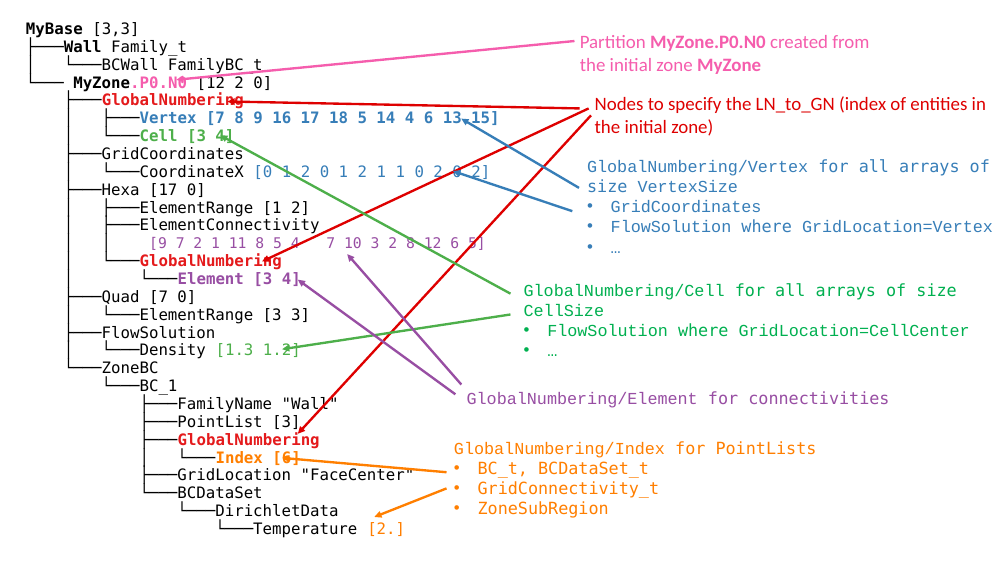
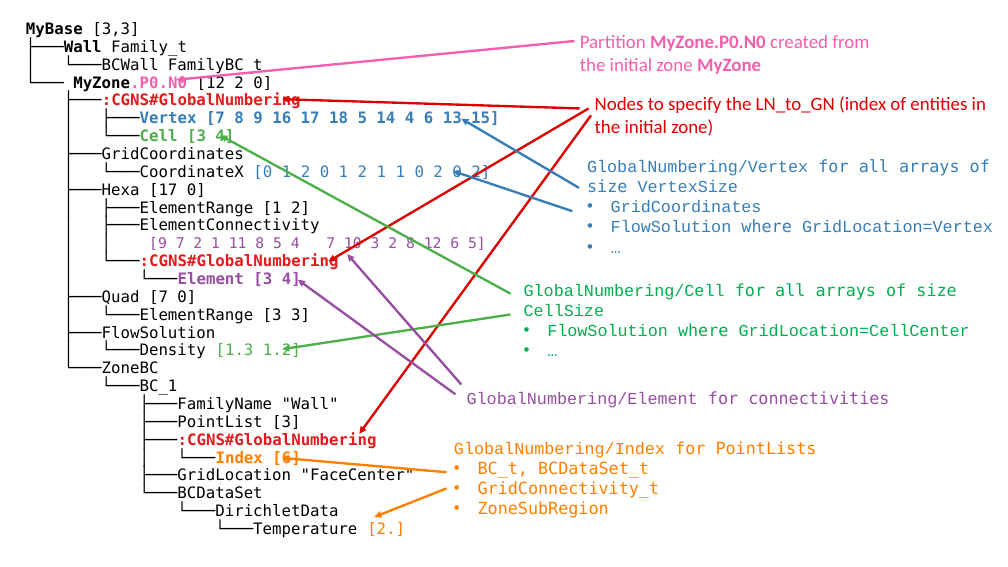
Before and after one commit to onera/Maia, a slide deck: slide 5 of doc/introduction/images/trees/trees.pptx. Drawn at 1008x567 pixels with LibreOffice and Linux fonts; fonts in the diff are those of the drawing. Boxes give left, top, right and bottom in pixels: in the first picture for what was removed or moved away, otherwise in the second. Text is boxed around its words. In the diff, an @@ line names an element or a change of style, - is before the commit and + after.

```diff
--- a/doc/introduction/images/trees/trees.pptx
+++ b/doc/introduction/images/trees/trees.pptx
@@ text at (64,92,301,109): text changed @@
-├───GlobalNumbering
+├───:CGNS#GlobalNumbering
@@ arrow moved from (580, 108) - (228, 101) to (580, 108) - (282, 99) @@
@@ arrow moved from (589, 108) - (262, 262) to (589, 108) - (328, 262) @@
@@ arrow moved from (591, 116) - (298, 434) to (591, 116) - (359, 434) @@
@@ text at (102,253,339,270): text changed @@
-│ └───GlobalNumbering
+│ └───:CGNS#GlobalNumbering
@@ text at (140,432,377,449): text changed @@
-├───GlobalNumbering
+├───:CGNS#GlobalNumbering
```
Also in this commit, not shown: 3 other slides changed, 5 other files.
